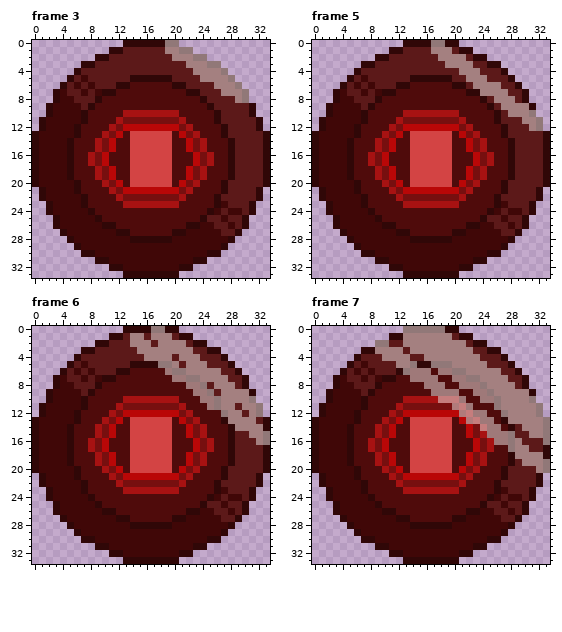
Pixel-art file -- dev/spritesheets/seeratlas.aseprite. That is the earlier state.
34x34 pixels, 9 frames. Shown: frame 3, frame 5, frame 6, frame 7. The commit also changed other frames, which this record leaves out.
And afterwards:
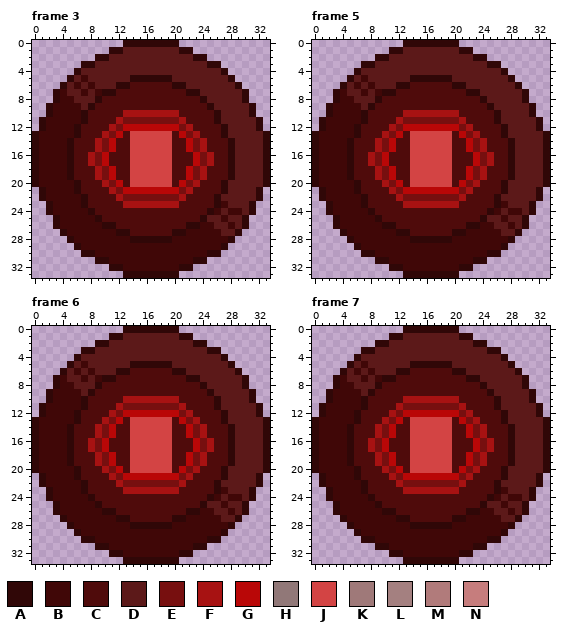
Palette (. is transparent): A #300707  B #400707  C #4f0b0b  D #5c1919  E #770f0f  F #a71212  G #b90707  H #917878  J #d34444  K #9f7979  L #a48080  M #b17b7b  N #c67d7d
Diff:
layer "Layer 2" opacity 55% -> 22%
Changed rows in their new state; - is an unchanged pixel.
Frame 3, layer "Layer 2":
first column x 19:
 0 AA----------
 1 DDAA--------
 2 -DDDAA------
 3 ---DDDAA----
 4 ----DDDDA---
 5 -----DDDDA--
 6 -------DDDA-
 7 --------DDDA
 8 ----------DA
Frame 5, layer "Layer 2":
first column x 17:
 0 AA--------------
 1 DDD-------------
 2 -DDDD-----------
 3 --DDDD----------
 4 ----DDD---------
 5 -----DDD--------
 6 ------DDDD------
 7 -------DDDD-----
 8 ---------DDD----
 9 ----------DDDD--
10 -----------DDDA-
11 -------------DDA
12 --------------DA
Frame 6, layer "Layer 2":
first column x 14:
 0 ---AA---------------
 1 DD-DDD--------------
 2 DDD-DDDD------------
 3 -DDDDDDDD-----------
 4 --DDDD-DDD----------
 5 ----AAD-DDD---------
 6 -----CAADDDDD-------
 7 ------CCAADDDD------
 8 --------CCA-DDD-----
 9 ---------CCA-DDDD---
10 ----------CCADDDDA--
11 -----------CADD-DDA-
12 -------------ADD-DA-
13 --------------DDDD--
14 ---------------DDDD-
15 -----------------DDA
16 ------------------DA
Frame 7, layer "Layer 2":
first column x 9:
 0 ----AAAAAA---------------
 1 ----DDDDDDD--------------
 2 AA--DDDDDDDDD------------
 3 DDDD-DDDDDDDDD-----------
 4 -DDDD--DDDDDDDD----------
 5 ---DDA--AAADDDDD---------
 6 ----ACCC-CCAADDDDD-------
 7 -----CCCC--CCAADDDD------
 8 -------CCC--CCCADDDD-----
 9 --------CCCC--CCADDDDD---
10 ---------FFFC--CCADDDDA--
11 -----------EFC---ADDDDDA-
12 ------------EFCC--ADDDDA-
13 -------------EFCC--DDDDDA
14 ---------------FCC---DDDA
15 ----------------CCCA--DDA
16 -----------------CCAD---A
17 -------------------ADD---
18 --------------------DDDD-
19 ---------------------DDDA
20 -----------------------DA
Boxes around the changes in both pictures, in picture pixels (x1, y1, x2, y2):
changed: (165, 40, 249, 103)
changed: (431, 40, 543, 131)
changed: (130, 326, 270, 445)
changed: (375, 326, 550, 473)
